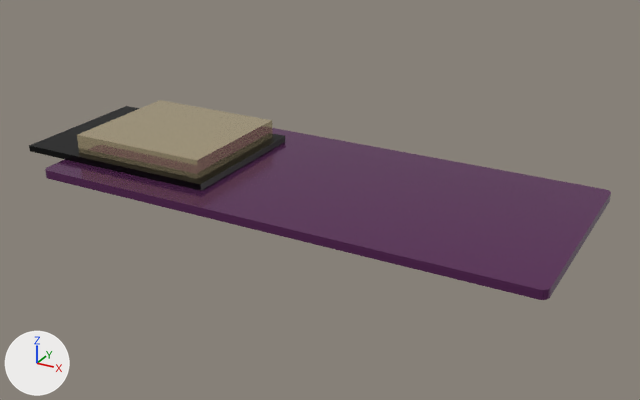
The Blender file MCUs/LOLIN ESP32 S3.blend: old version first, new version second.
Rendered twice from a 50 mm lens placed at (0.0447, -0.081, 0.039), pointed at (0.0002, -0.0001, -0.0014). Every picture has the same lights, and +X, +Y and +Z are marked at lower left.

In view in the first picture: 'base pcb', 'esp32 s3 chip'.
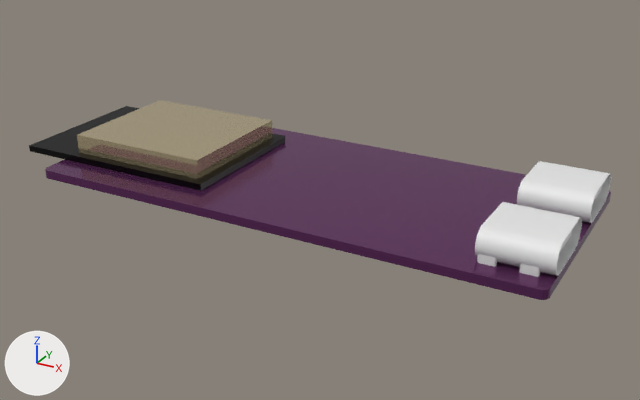
Changed parts and their boxes [x1, y1, x2, y2] in the pictures (640 x 400 px):
'usb-c connector.001', added
    after: [475, 202, 582, 277]
'usb-c connector', added
    after: [517, 161, 611, 223]

The change, as a list of edits to the scene's bpy script:
```text
Add mat_silver_contacts:
    mat_silver_contacts = bpy.data.materials.new('silver contacts')
Add mat_black_plastic:
    mat_black_plastic = bpy.data.materials.new('black plastic')
Add me_circle:
    me_circle.from_pydata(...)  # 146 vertices, 112 faces; spans x -0.0044..0.0, y 0.0..0.0075, z -0.00025..0.0032
    me_circle.polygons.foreach_set('use_smooth', [True] * 112)
    # faces by material slot: [74, 38]
    me_circle.materials.append(mat_silver_contacts)
    me_circle.materials.append(mat_black_plastic)
Add col_usb_c_connector:
    col_usb_c_connector = bpy.data.collections.new('usb-c connector')
    col_usb_c_connector.objects.link(ob_usb_c)
Add ob_usb_c_connector_001:
    ob_usb_c_connector_001 = bpy.data.objects.new('usb-c connector.001', None)
    ob_usb_c_connector_001.location = (0.0221, -0.0063, 0.001)
    ob_usb_c_connector_001.rotation_euler = (0.0, 0.0, -1.571)  # degrees (0, 0, -90)
    ob_usb_c_connector_001.instance_type = 'COLLECTION'
    ob_usb_c_connector_001.instance_collection = col_usb_c_connector
Add ob_usb_c:
    ob_usb_c = bpy.data.objects.new('usb-c', me_circle)
    ob_usb_c.location = (0.0, 0.0, 0.0)
    _m = ob_usb_c.modifiers.new('Mirror', 'MIRROR')
    _m.merge_threshold = 0.00005
Add ob_usb_c_connector:
    ob_usb_c_connector = bpy.data.objects.new('usb-c connector', None)
    ob_usb_c_connector.location = (0.0221, 0.0063, 0.001)
    ob_usb_c_connector.rotation_euler = (0.0, 0.0, -1.571)  # degrees (0, 0, -90)
    ob_usb_c_connector.instance_type = 'COLLECTION'
    ob_usb_c_connector.instance_collection = col_usb_c_connector
```
